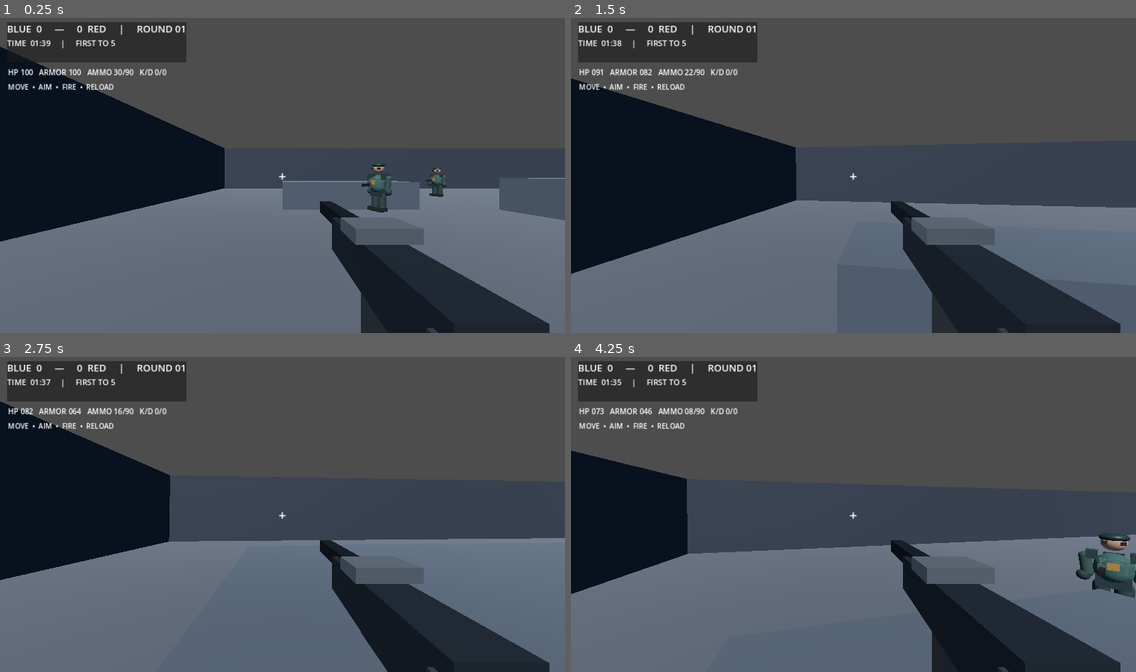
Above: before the commit, frames 1-4 (two rows, left to right).
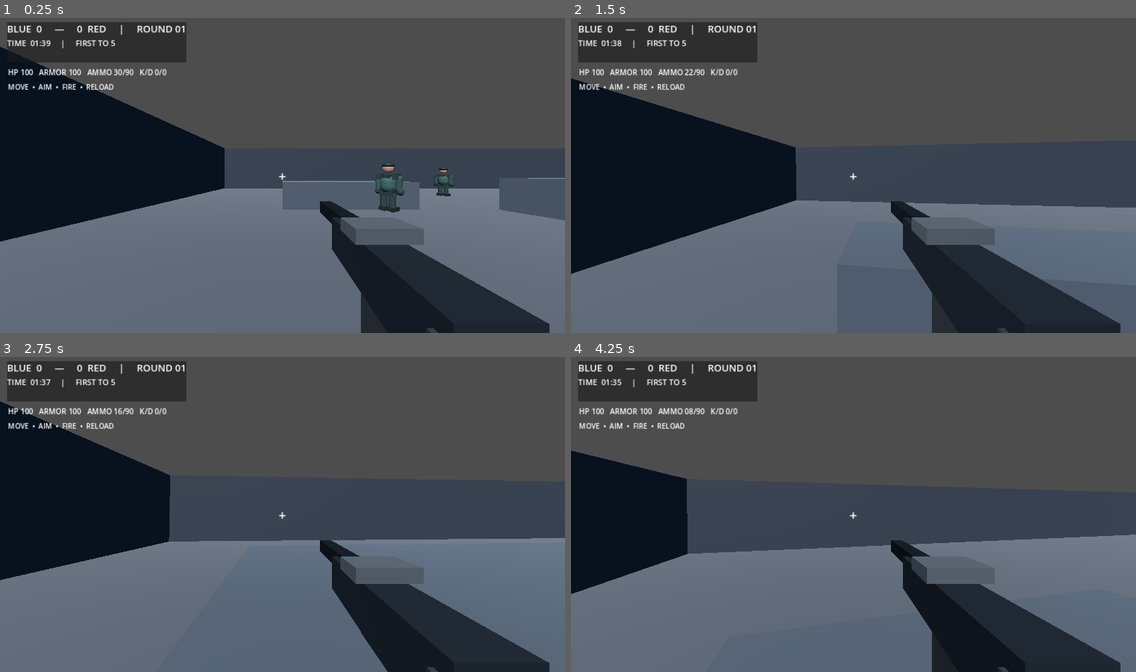
Above: after the commit, the same moments.

Repository: k21508811-crypto/Tiktok_X
Game: Godot game, scene res://scenes/main.tscn
Two runs of this game, one before a commit and one after it. Both use one fixed random seed, a clock stepped at 60 frames per second and the inputs below.
Inputs (mouse positions are in pixels of both pictures, inside the frame that each line leads up to):
- Up to frame 1 (0.25 s): no input
- Up to frame 2 (1.5 s): tap Enter at 0.5 s; move the mouse to (881, 172) at 0.52 s; press the mouse at (881, 172) at 0.53 s; hold W (move_forward) from 0.53 s (still down); tap Space (jump) at 0.77 s; move the mouse to (825, 175) at 1.27 s; release the mouse at (825, 175) at 1.28 s; click (825, 175) at 1.35 s
- Up to frame 3 (2.75 s): keep holding W (move_forward); tap Space (jump) at 1.52 s; move the mouse to (293, 508) at 2.02 s; press the mouse at (293, 508) at 2.03 s
- Up to frame 4 (4.25 s): keep holding W (move_forward); tap Space (jump) at 2.75, 3.02, 3.77 s; move the mouse to (847, 517) at 2.77 s; release the mouse at (847, 517) at 2.78 s; click (847, 517) at 2.85 s; move the mouse to (893, 517) at 3.52 s; press the mouse at (893, 517) at 3.53 s

The runs differ from the first frame. In frame 1, 0.7% of the frame differs, in the area x 64-81%, y 46-62%; in frame 2, less than 0.1%; in frame 3, less than 0.1%; in frame 4, 1.4%, in the area x 3-100%, y 16-77%.

Commit message:
Add team-aware combat AI and team identification

Diff:
--- a/PROJECT_STRIKE/scripts/bot.gd
+++ b/PROJECT_STRIKE/scripts/bot.gd
@@ -16,6 +16,8 @@
 var attack_cooldown := randf_range(0.4, 1.2)
 var player: CharacterBody3D
 var is_dead := false
+var team_id := "red"
+var target: Node3D
 
 func _ready() -> void:
 	_build_collision()
@@ -63,7 +65,7 @@
 	body_root = Node3D.new()
 	body_root.name = "CharacterModel"
 	add_child(body_root)
-	_capsule(0.31, 0.76, Color("#365b58"), Vector3(0, 1.12, 0), "ArmoredTorso", body_root)
+	_capsule(0.31, 0.76, Color("#365b58") if team_id == "blue" else Color("#594047"), Vector3(0, 1.12, 0), "ArmoredTorso", body_root)
 	_box(Vector3(0.54, 0.30, 0.34), Color("#273b3e"), Vector3(0, 0.78, 0), "PelvisArmor", body_root)
 	var head := SphereMesh.new()
 	head.radius = 0.205
@@ -74,7 +76,7 @@
 	helmet.height = 0.23
 	_add_mesh(helmet, Vector3(0, 1.91, 0), _material(Color("#293b3b"), 0.42, 0.2), body_root, "Helmet")
 	_box(Vector3(0.36, 0.09, 0.28), Color("#18282b"), Vector3(0, 1.78, -0.04), "FaceShield", body_root)
-	_box(Vector3(0.42, 0.34, 0.13), Color("#52736c"), Vector3(0, 1.20, -0.19), "ChestPlate", body_root)
+	_box(Vector3(0.42, 0.34, 0.13), Color("#52736c") if team_id == "blue" else Color("#8b4e50"), Vector3(0, 1.20, -0.19), "ChestPlate", body_root)
 	_box(Vector3(0.18, 0.18, 0.08), Color("#b78c45"), Vector3(0, 1.20, -0.27), "ChestInsignia", body_root)
 	for side in [-1.0, 1.0]:
 		var arm := _capsule(0.115, 0.68, Color("#314d4a"), Vector3(side * 0.43, 1.14, 0), "Arm", body_root)
@@ -93,22 +95,20 @@
 		return
 	animation_time += delta
 	attack_cooldown = maxf(0.0, attack_cooldown - delta)
-	if not is_instance_valid(player):
-		player = get_tree().current_scene.get_node_or_null("Player") as CharacterBody3D
-	if is_instance_valid(player) and not player.get("is_dead"):
-		var to_player := player.global_position - global_position
-		var distance := to_player.length()
-		if distance <= DETECT_RANGE:
-			var flat_direction := Vector3(to_player.x, 0, to_player.z).normalized()
-			body_root.rotation.y = lerp_angle(body_root.rotation.y, atan2(-flat_direction.x, -flat_direction.z), delta * 5.0)
-			if distance > 9.0:
-				move_direction = flat_direction
-			else:
-				move_direction = Vector3.ZERO
-			if distance <= FIRE_RANGE and attack_cooldown <= 0.0:
-				_try_attack()
+	var root := get_tree().current_scene
+	if root.has_method("get_enemy_for"):
+		target = root.get_enemy_for(self)
+	if is_instance_valid(target):
+		var to_target := target.global_position - global_position
+		var distance := to_target.length()
+		var flat_direction := Vector3(to_target.x, 0, to_target.z).normalized()
+		body_root.rotation.y = lerp_angle(body_root.rotation.y, atan2(-flat_direction.x, -flat_direction.z), delta * 5.0)
+		if distance > 8.0:
+			move_direction = flat_direction
 		else:
-			_wander(delta)
+			move_direction = Vector3.ZERO
+		if distance <= FIRE_RANGE and attack_cooldown <= 0.0:
+			_try_attack()
 	else:
 		_wander(delta)
 	if position.x < -ARENA_LIMIT or position.x > ARENA_LIMIT:
@@ -133,15 +133,15 @@
 
 func _try_attack() -> void:
 	attack_cooldown = FIRE_INTERVAL
-	if not is_instance_valid(player) or player.get("is_dead"):
+	if not is_instance_valid(target) or target.get("is_dead") == true:
 		return
 	var origin := global_position + Vector3.UP * 1.45
-	var target_point: Vector3 = player.global_position + Vector3.UP * 1.35
+	var target_point: Vector3 = target.global_position + Vector3.UP * 1.2
 	var query := PhysicsRayQueryParameters3D.create(origin, target_point)
 	query.exclude = [self]
 	var result := get_world_3d().direct_space_state.intersect_ray(query)
-	if not result.is_empty() and result.get("collider") == player and player.has_method("take_damage"):
-		player.take_damage(DAMAGE)
+	if not result.is_empty() and result.get("collider") == target and target.has_method("take_damage"):
+		target.take_damage(DAMAGE)
 
 func take_damage(amount: int) -> void:
 	if is_dead:
@@ -150,6 +150,6 @@
 	if health <= 0:
 		is_dead = true
 		var root := get_tree().current_scene
-		if root.has_method("register_kill"):
-			root.register_kill()
+		if root.has_method("bot_eliminated"):
+			root.bot_eliminated(team_id)
 		queue_free()
